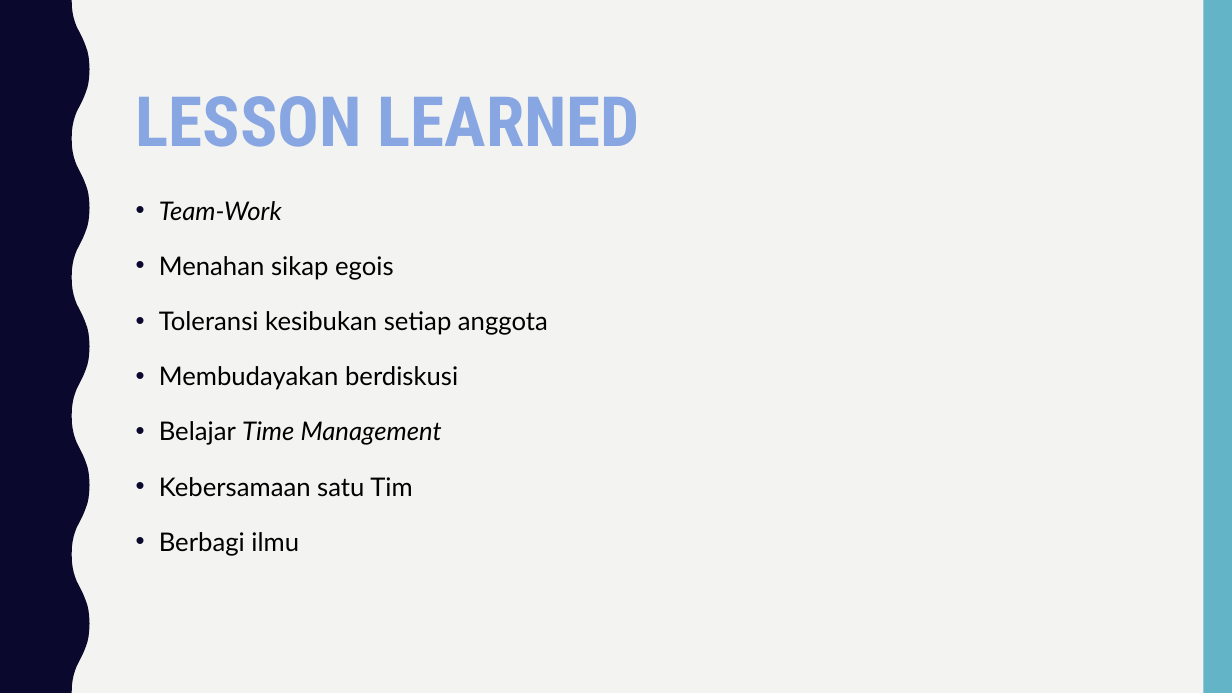
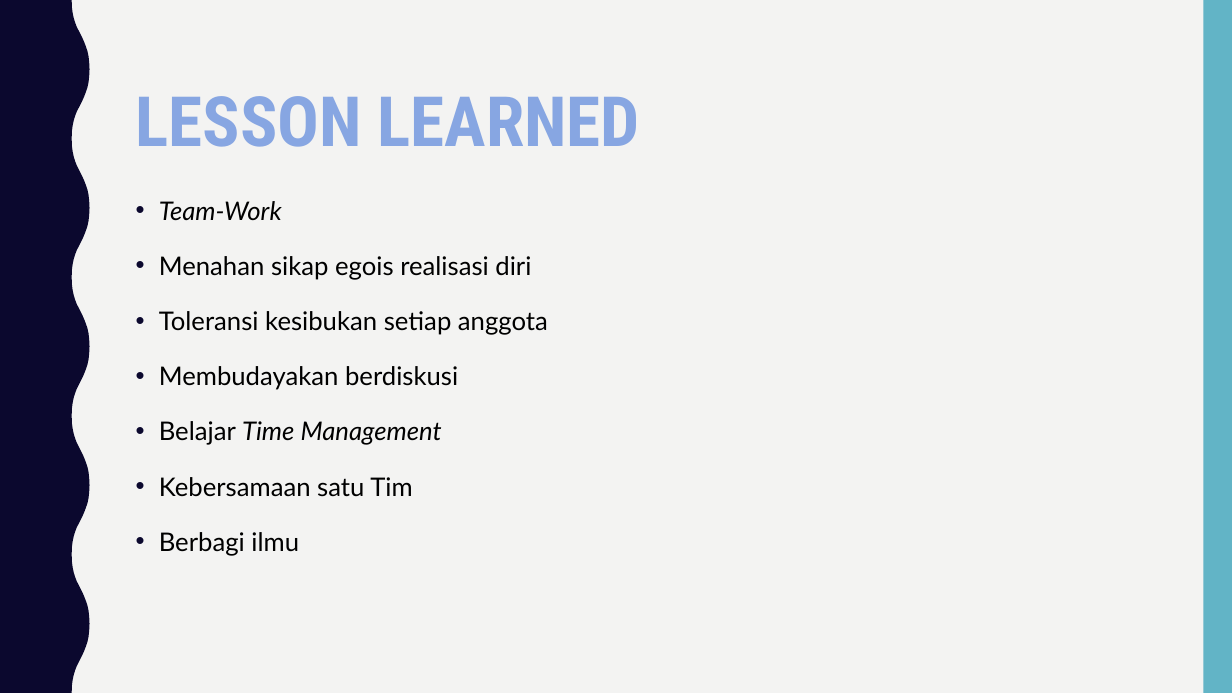
Before and after one commit to Manpro9/9Pro, a slide deck: slide 14 of Folder Non Coding/Slide Presentasi Final.pptx (slide 17 before the commit). Drawn at 1232x693 pixels with LibreOffice and Linux fonts; fonts in the diff are those of the drawing. Boxes give left, top, right and bottom in pixels: in the first picture for what was removed or moved away, otherwise in the second. Text is boxed around its words. In the diff, an @@ line names an element or a change of style, - is before the commit and + after.

```diff
--- a/Folder Non Coding/Slide Presentasi Final.pptx
+++ b/Folder Non Coding/Slide Presentasi Final.pptx
@@ text at [159, 256, 531, 280]: text changed @@
-• Menahan sikap egois
+• Menahan sikap egois realisasi diri
```
Also in this commit, not shown: 4 other slides changed, 1 slide added, 2 slides removed.
